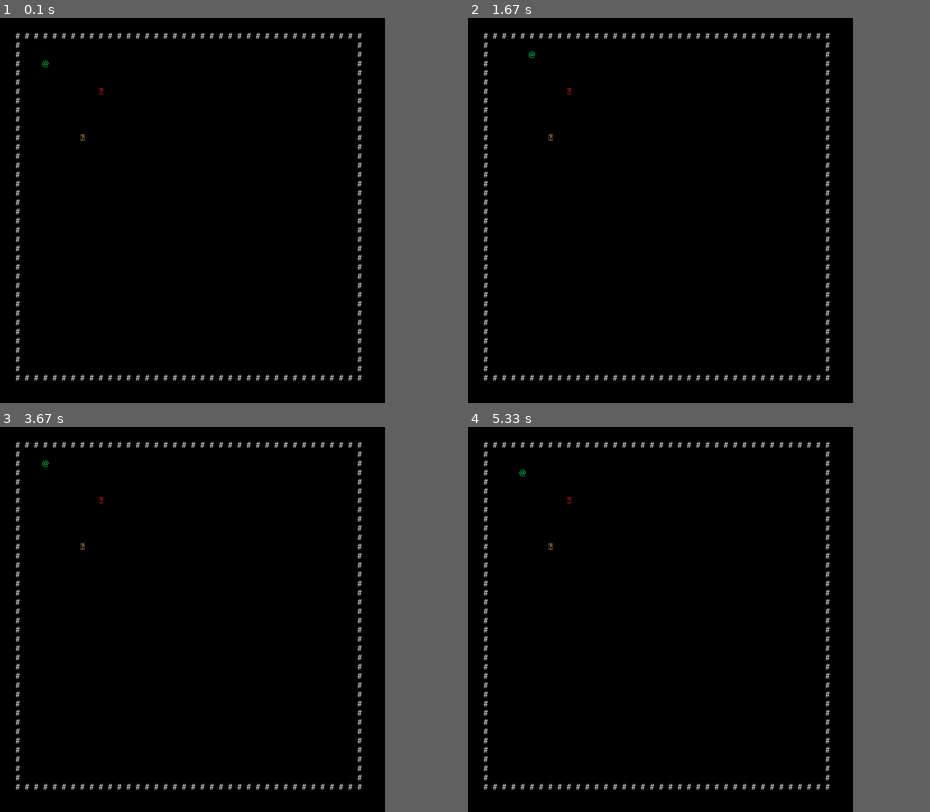
Above: before the commit, frames 1-4 (two rows, left to right).
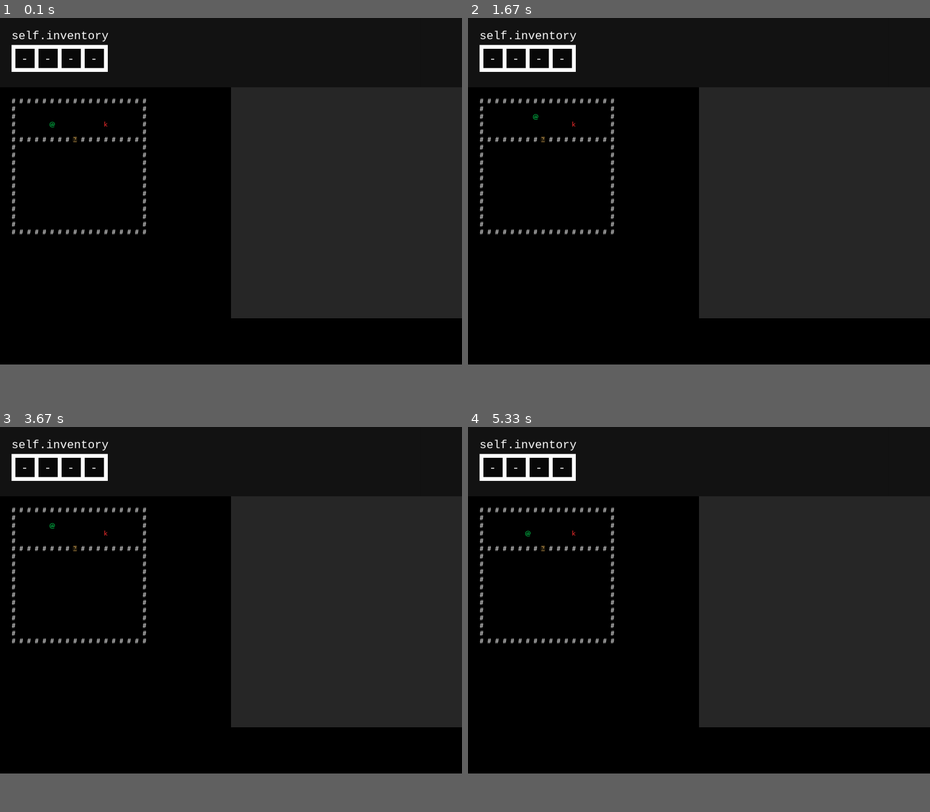
Above: after the commit, the same moments.

Repository: OilyCannelloni/UntrustedPy
Game: pygame game, started from init.py
Two runs of this game, one before a commit and one after it. Both use one fixed random seed, a clock stepped at 60 frames per second and the inputs below.
Inputs:
- Up to frame 1 (0.1 s): no input
- Up to frame 2 (1.67 s): tap Enter at 0.33 s; hold Right 0.67-1.13 s; hold Up 1.17-1.47 s; hold Right from 1.5 s (still down)
- Up to frame 3 (3.67 s): release Right at 1.97 s; hold Left 2-2.53 s; hold Down 2.57-2.87 s; hold Left 2.9-3.3 s; hold Up from 3.33 s (still down)
- Up to frame 4 (5.33 s): release Up at 3.7 s; hold Right 3.73-4.37 s; hold Down 4.4-4.77 s; hold Left 4.8-5.27 s; hold Right from 5.3 s (still down)
In our replay, the window is 750x750 before the commit and 900x675 after it. These sizes can differ from the game's own. Grey fills any space a smaller window leaves; there, only what the larger window draws over its background counts as a difference.

The runs differ from the first frame. In frame 1, 25% of the frame differs, in the area x 2-100%, y 3-95%; in frame 2, 25%; in frame 3, 25%; in frame 4, 25%.

Commit message:
Added place_from_map method and inventory fixes

Diff:
--- a/grid.py
+++ b/grid.py
@@ -1,18 +1,16 @@
-import pygame
-
 
 class Grid:
-    def __init__(self, grid_width=10, grid_height=10, screen_width=1000, screen_height=1000):
+    def __init__(self, grid_width=10, grid_height=10):
         self.running = True
 
-        self.field_width = 24
-        self.field_height = 24
+        self.field_width = 20
+        self.field_height = 20
 
         self.width = grid_width
         self.height = grid_height
 
-        self.MARGIN_LEFT = int(self.field_width/2 + 10)
-        self.MARGIN_TOP = int(self.field_height/2 + 10)
+        self.MARGIN_LEFT = int(self.field_width/2 + 5)
+        self.MARGIN_TOP = int(self.field_height/2 + 5)
 
         self.grid = [[None] * self.height for _ in range(self.width)]
 
@@ -54,11 +52,9 @@
                 return False
             self.push(x, y, x-1, y)
 
-
     def place_object(self, x, y, obj):
         if self.grid[x][y] is None or self.grid[x][y].replacable:
             self.grid[x][y] = obj
-
 
     def place_object_f(self, x, y, obj):
         self.grid[x][y] = obj
@@ -68,3 +64,8 @@
             for entity in col:
                 if entity.type == 'player':
                     return entity
+
+    def place_from_map(self, _map, code):
+        for y, row in enumerate(_map):
+            for x, char in enumerate(row):
+                self.place_object(x, y, code[char])
--- a/init.py
+++ b/init.py
@@ -3,18 +3,60 @@
 
 
 class Game:
-    def __init__(self, screen_width=1000, screen_height=1000):
+    def __init__(self, screen_width=1200, screen_height=900):
         self.screen_width = screen_width
         self.screen_height = screen_height
+        self.top_taskbar_h = 180
         self.running = True
 
         pygame.init()
-        pygame.display.set_caption("hello world")
+        pygame.display.set_caption("Pytrusted")
         self.window = pygame.display.set_mode((self.screen_width, self.screen_height))
-        self.font = pygame.font.SysFont('calibri', 24)
+        self.font = pygame.font.SysFont('couriernew', 30)
+
+        self.taskbar_top_surf = pygame.Surface((self.screen_width, self.top_taskbar_h))
+        self.taskbar_top_surf.fill((20, 20, 20))
+
+        self.game_surf = pygame.Surface((600, 600))
+        self.game_surf.fill((30, 30, 30))
+
+        self.code_surf = pygame.Surface((600, 600))
+        self.code_surf.fill((40, 40, 40))
+
+        self.window.blit(self.game_surf, (0, self.top_taskbar_h))
+        self.window.blit(self.code_surf, (600, self.top_taskbar_h))
+
+        self.inv_box = pygame.Surface((250, 70))
+        self.inv_box.fill((255, 255, 255))
+        self.item_boxes = [pygame.Surface((50, 50)) for _ in range(4)]
+
+        self.display_inventory([None for _ in range(len(self.item_boxes))])
+
+        self.taskbar_top_surf.blit(self.inv_box, (30, 70))
+        inv_text = self.font.render("self.inventory", True, (255, 255, 255))
+        self.taskbar_top_surf.blit(inv_text, (30, 30))
+
+        self.window.blit(self.taskbar_top_surf, (0, 0))
+
+        self.level = None
 
 
+    def display_inventory(self, inv_):
+        inv = inv_ + [None for _ in range(len(self.item_boxes) - len(inv_))]
+        self.font = pygame.font.SysFont('couriernew', 30)
+        self.inv_box.fill((255, 255, 255))
+        for i in range(len(self.item_boxes)):
+            s = inv[i].symbol if inv[i] is not None else "-"
+            c = inv[i].color if inv[i] is not None else (255, 255, 255)
+            sym = self.font.render(s, True, c)
+            self.item_boxes[i].fill((10, 10, 10))
+            self.item_boxes[i].blit(sym, (15, 10))
+            self.inv_box.blit(self.item_boxes[i], (10 + 60 * i, 10))
+        self.taskbar_top_surf.blit(self.inv_box, (30, 70))
+        self.window.blit(self.taskbar_top_surf, (0, 0))
+
     def draw(self):
+        self.font = pygame.font.SysFont('calibri', 20)
         for x in range(grid.width):
             for y in range(grid.height):
                 obj = grid.grid[x][y]
@@ -23,7 +65,9 @@
                 char = self.font.render(sym, True, col)
                 char_rect = char.get_rect()
                 char_rect.center = (x*grid.field_width+grid.MARGIN_LEFT, y*grid.field_height+grid.MARGIN_TOP)
-                self.window.blit(char, char_rect)
+                self.game_surf.blit(char, char_rect)
+
+        self.window.blit(self.game_surf, (0, self.top_taskbar_h))
 
 
     def tick(self, delay):
@@ -36,8 +80,9 @@
             if event.type == pygame.KEYDOWN:
                 p = grid.get_player()
                 p.behavior(event.key)
+                self.display_inventory(p.inventory)
 
-        self.window.fill((0, 0, 0))
+        self.game_surf.fill((0, 0, 0))
         self.draw()
 
         pygame.display.update()
@@ -52,17 +97,33 @@
 
     def level1(self):
         self.clear_grid()
-        for i in range(1, grid.width-1):
-            grid.place_object(i, 1, Wall())
-            grid.place_object(i, grid.height - 2, Wall())
-        for i in range(2, grid.height-2):
-            grid.place_object(1, i, Wall())
-            grid.place_object(grid.width - 2, i, Wall())
-
-        grid.place_object(4, 4, Player())
-        grid.place_object(8, 12, KeyDoor("small_key"))
-        grid.place_object(10, 7, SmallKey())
-
+        grid.place_from_map(("....................",
+                             ".##################.",
+                             ".#................#.",
+                             ".#................#.",
+                             ".#....p......k....#.",
+                             ".#................#.",
+                             ".########d#########.",
+                             ".#................#.",
+                             ".#................#.",
+                             ".#................#.",
+                             ".#................#.",
+                             ".#................#.",
+                             ".#................#.",
+                             ".#................#.",
+                             ".#................#.",
+                             ".#................#.",
+                             ".#................#.",
+                             ".#................#.",
+                             ".##################.",
+                             "...................."
+                             ), {
+            ".": Empty(),
+            "#": Wall(),
+            "p": Player(),
+            "k": SmallKey(),
+            "d": KeyDoor("small_key")
+        })
 
 
 if __name__ == "__main__":
--- a/objects.py
+++ b/objects.py
@@ -1,7 +1,7 @@
 from constants import keys
 from grid import Grid
 
-grid = Grid(40, 40)
+grid = Grid(30, 30)
 
 
 class Object:
@@ -85,13 +85,12 @@
     def behavior(self, key):
         if key == keys.LEFT:
             self.move("right")
-        if key == keys.RIGHT:
+        elif key == keys.RIGHT:
             self.move("left")
-        if key == keys.DOWN:
+        elif key == keys.DOWN:
             self.move("down")
-        if key == keys.UP:
+        elif key == keys.UP:
             self.move("up")
-
 
 
 class Wall(Object):
@@ -126,7 +125,7 @@
         super().__init__()
         self.name = "small_key"
         self.type = "item"
-        self.symbol = 'ۿ'
+        self.symbol = 'k'
         self.color = (255, 50, 50)
         self.passable_for = "all"
 
